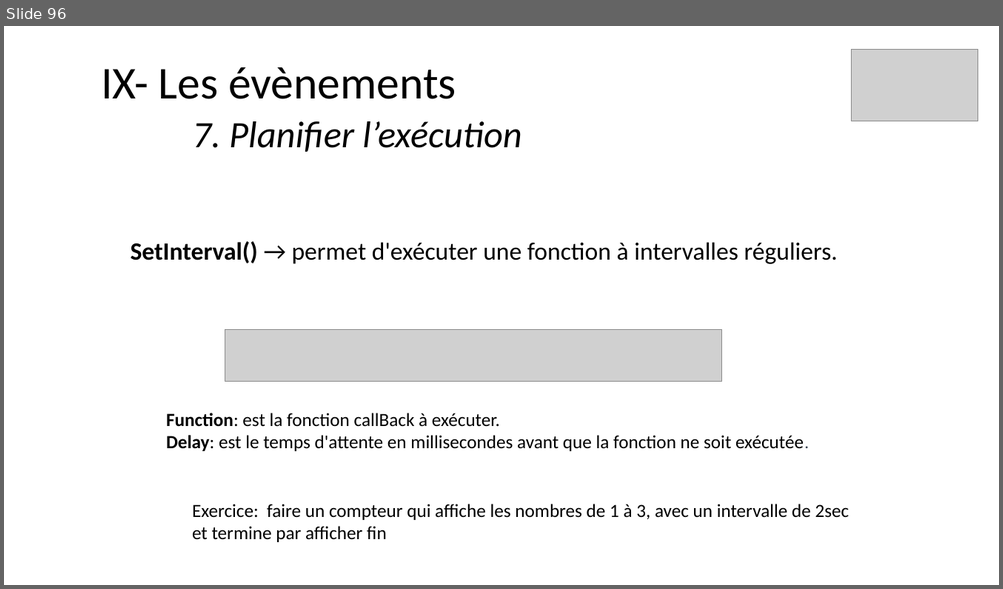
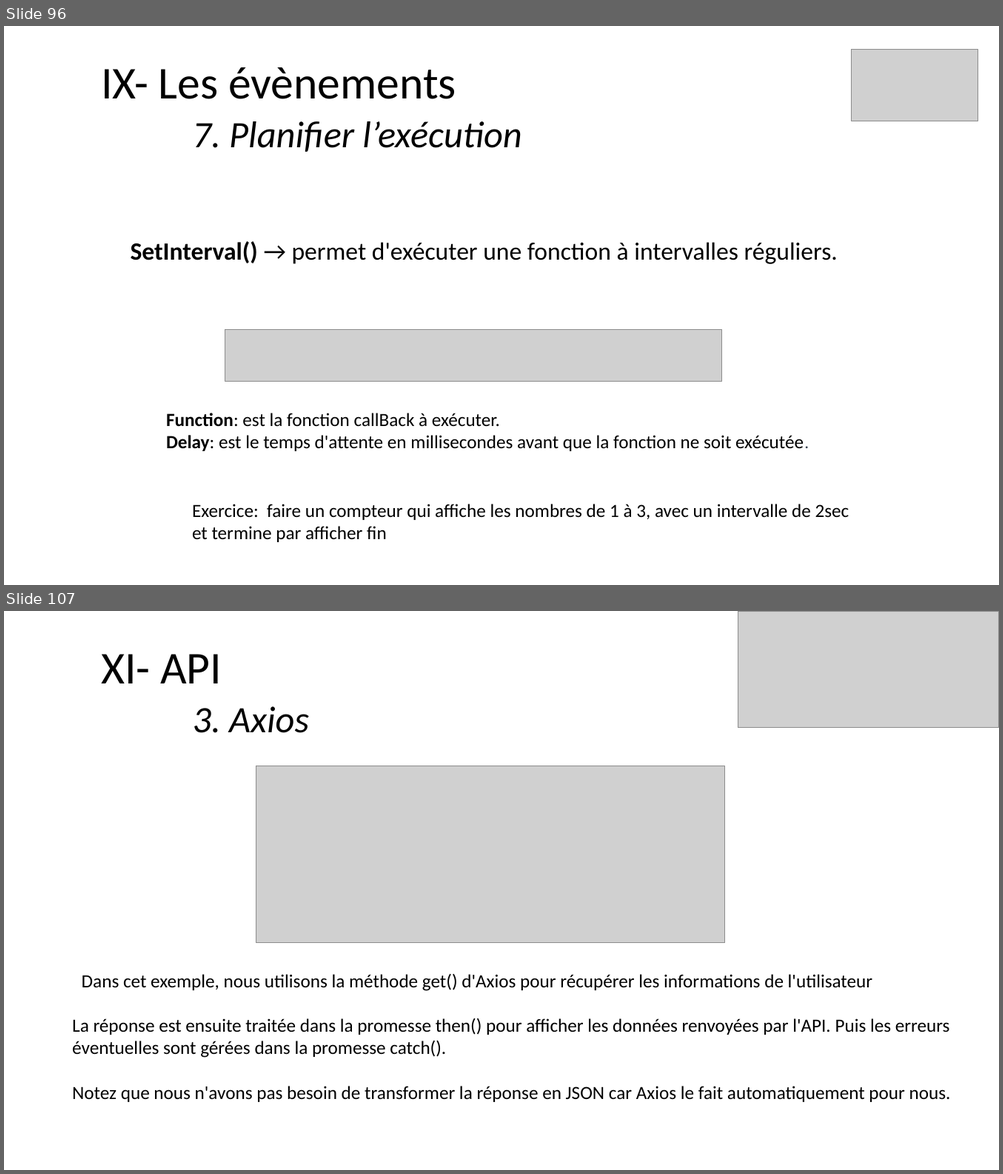
Before and after one commit to ArMb57/JavaScript, a slide deck: cours.pptx. Shown one above the other, each under a label of ours: slide 96 before the commit, slides 96 and 107 after it; the slides between them are not shown. The pictures are 1003x589 and 1003x1174 pixels, drawn with LibreOffice and Linux fonts; fonts in the diff are those of the drawing; grey boxes stand for pictures. Boxes give left, top, right and bottom in pixels: in the first picture for what was removed or moved away, otherwise in the second. Text is boxed around its words. In the diff, an @@ line names an element or a change of style, - is before the commit and + after.

```diff
--- a/cours.pptx
+++ b/cours.pptx
@@ slide 107 added at bbox=[4, 611, 999, 1170], background #FFFFFF @@
@@ picture added at bbox=[737, 611, 999, 727] @@
@@ title added at bbox=[101, 654, 309, 733], 36 pt, text #000000, italic @@
+XI- API
+3. Axios
@@ picture added at bbox=[256, 766, 725, 944] @@
@@ text added at bbox=[72, 974, 950, 1102], 18 pt, text #000000 @@
+Dans cet exemple, nous utilisons la méthode get() d'Axios pour récupérer les informations de l'utilisateur
+La réponse est ensuite traitée dans la promesse then() pour afficher les données renvoyées par l'API. Puis les erreurs éventuelles sont gérées dans la promesse catch().
+Notez que nous n'avons pas besoin de transformer la réponse en JSON car Axios le fait automatiquement pour nous.
```
Also in this commit, not shown: 17 other slides added, 13 other files.
